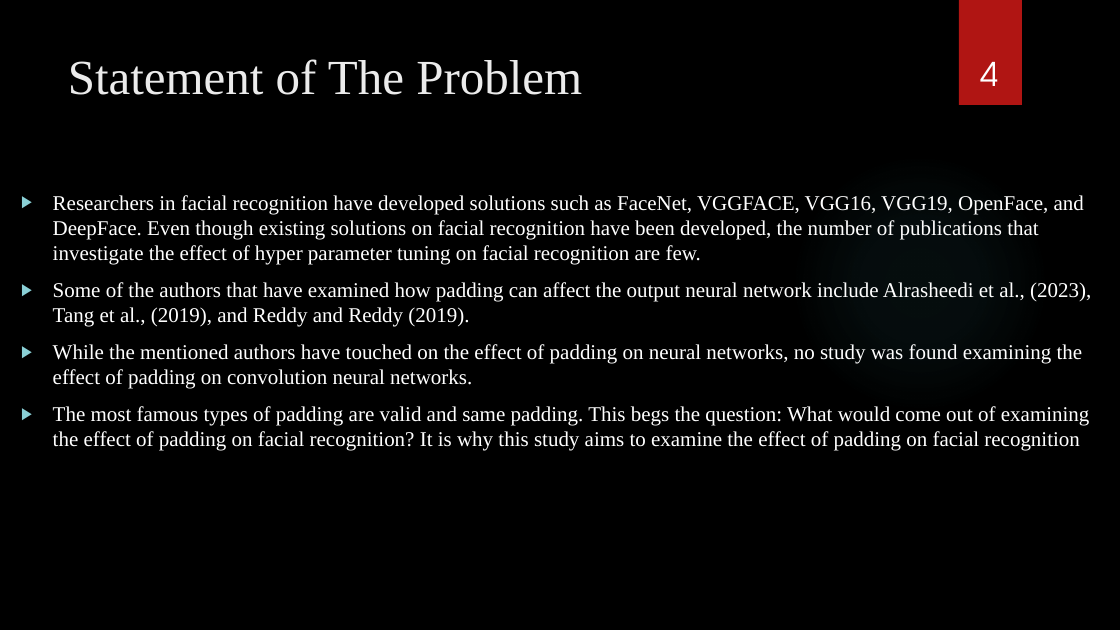
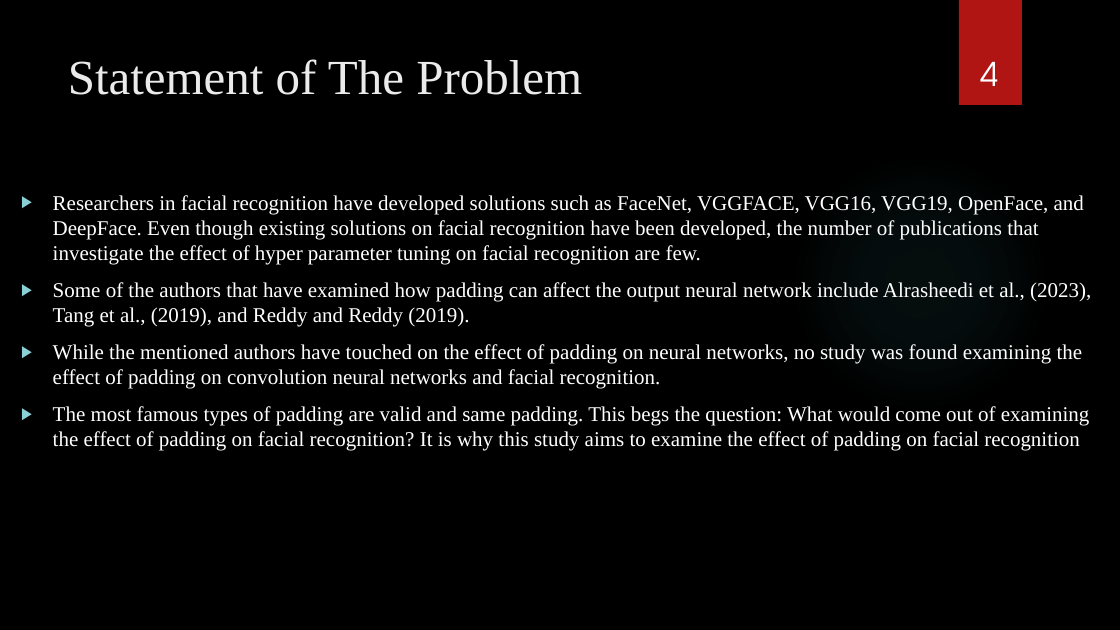
Before and after one commit to cycks/PgdThesis, a slide deck: slide 4 of mydocuments/Examining The Effect of Padding on Facial Recognition.pptx. Drawn at 1120x630 pixels with LibreOffice and Linux fonts; fonts in the diff are those of the drawing; background and template pictures are left out. Boxes give left, top, right and bottom in pixels: in the first picture for what was removed or moved away, otherwise in the second. Text is boxed around its words. In the diff, an @@ line names an element or a change of style, - is before the commit and + after.

```diff
--- a/mydocuments/Examining The Effect of Padding on Facial Recognition.pptx
+++ b/mydocuments/Examining The Effect of Padding on Facial Recognition.pptx
@@ text at [53, 344, 1083, 389]: text changed @@
-▶ While the mentioned authors have touched on the effect of padding on neural networks, no study was found examining the effect of padding on convolution neural networks.
+▶ While the mentioned authors have touched on the effect of padding on neural networks, no study was found examining the effect of padding on convolution neural networks and facial recognition.
```
Also in this commit, not shown: 1 other slide changed, 13 other files.
